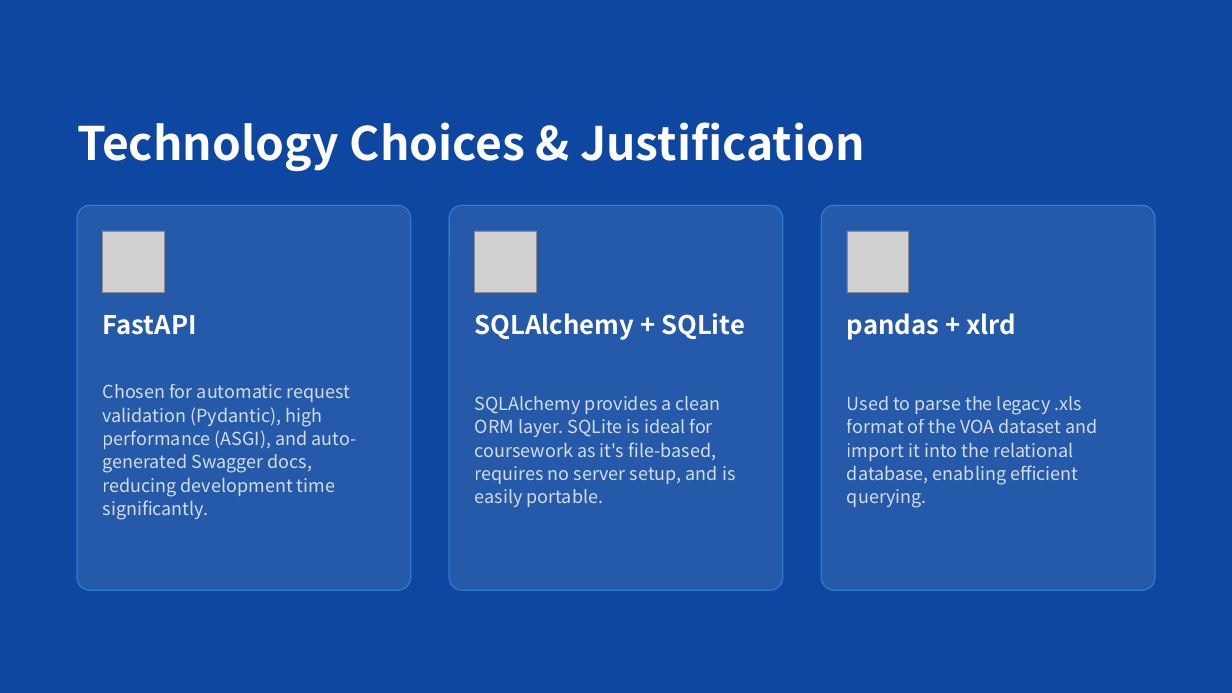
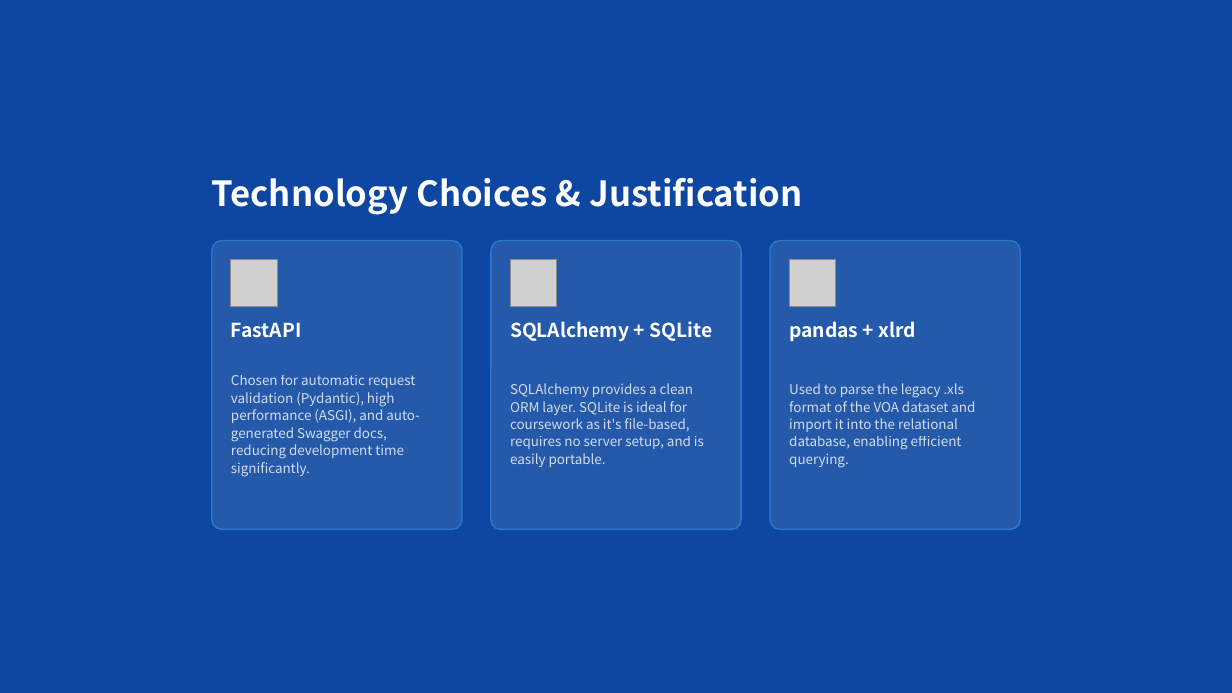
Before and after one commit to xuxiangyi541/COMP3011-Rental-Insight-API, a slide deck: slide 6 of docs/Rental_Insights_API_PPT.pptx. Drawn at 1232x693 pixels with LibreOffice and Linux fonts; fonts in the diff are those of the drawing; grey boxes stand for pictures. Boxes give left, top, right and bottom in pixels: in the first picture for what was removed or moved away, otherwise in the second. Text is boxed around its words. In the diff, an @@ line names an element or a change of style, - is before the commit and + after.

```diff
--- a/docs/Rental_Insights_API_PPT.pptx
+++ b/docs/Rental_Insights_API_PPT.pptx
@@ rounded rectangle: place and size @@
-rounded rectangle at [0, 0, 1232, 693]
+rounded rectangle at [154, 87, 1079, 606]
@@ text "Technology Choices & Justification": place and size @@
-text "Technology Choices & Justification" at [77, 122, 864, 172]
+text "Technology Choices & Justification" at [212, 178, 802, 215]
@@ text "Technology Choices & Justification" at [212, 178, 802, 215]: size 36 to 27 pt @@
@@ rounded rectangle: place and size @@
-rounded rectangle at [77, 205, 410, 591]
+rounded rectangle at [212, 240, 462, 529]
@@ picture: place and size @@
-picture at [103, 231, 165, 293]
+picture at [231, 260, 277, 306]
@@ rounded rectangle: place and size @@
-rounded rectangle at [449, 205, 783, 591]
+rounded rectangle at [491, 240, 741, 529]
@@ picture: place and size @@
-picture at [475, 231, 537, 293]
+picture at [510, 260, 556, 306]
@@ rounded rectangle: place and size @@
-rounded rectangle at [822, 205, 1155, 591]
+rounded rectangle at [770, 240, 1020, 529]
@@ picture: place and size @@
-picture at [848, 231, 909, 293]
+picture at [789, 260, 836, 306]
@@ text "FastAPI": place and size @@
-text "FastAPI" at [103, 315, 197, 335]
+text "FastAPI" at [231, 322, 301, 338]
@@ text "SQLAlchemy + SQLite": place and size @@
-text "SQLAlchemy + SQLite" at [475, 313, 745, 340]
+text "SQLAlchemy + SQLite" at [510, 321, 713, 342]
@@ size 20 to 15 pt in 3 elements at [510, 321, 713, 342], [231, 322, 301, 338], [789, 321, 915, 341] @@
@@ text "pandas + xlrd": place and size @@
-text "pandas + xlrd" at [847, 313, 1016, 340]
+text "pandas + xlrd" at [789, 321, 915, 341]
@@ text "Chosen for automatic request validation ...": place and size @@
-text "Chosen for automatic request validation ..." at [103, 384, 357, 520]
+text "Chosen for automatic request validation ..." at [231, 375, 419, 476]
@@ text "SQLAlchemy provides a clean ORM ...": place and size @@
-text "SQLAlchemy provides a clean ORM ..." at [475, 396, 735, 507]
+text "SQLAlchemy provides a clean ORM ..." at [510, 383, 704, 467]
@@ size 14 to 10.5 pt in 3 elements at [510, 383, 704, 467], [231, 375, 419, 476], [789, 383, 975, 468] @@
@@ text "Used to parse the legacy ...": place and size @@
-text "Used to parse the legacy ..." at [847, 396, 1097, 508]
+text "Used to parse the legacy ..." at [789, 383, 975, 468]
```
Also in this commit, not shown: 7 other slides changed, 2 other files.
